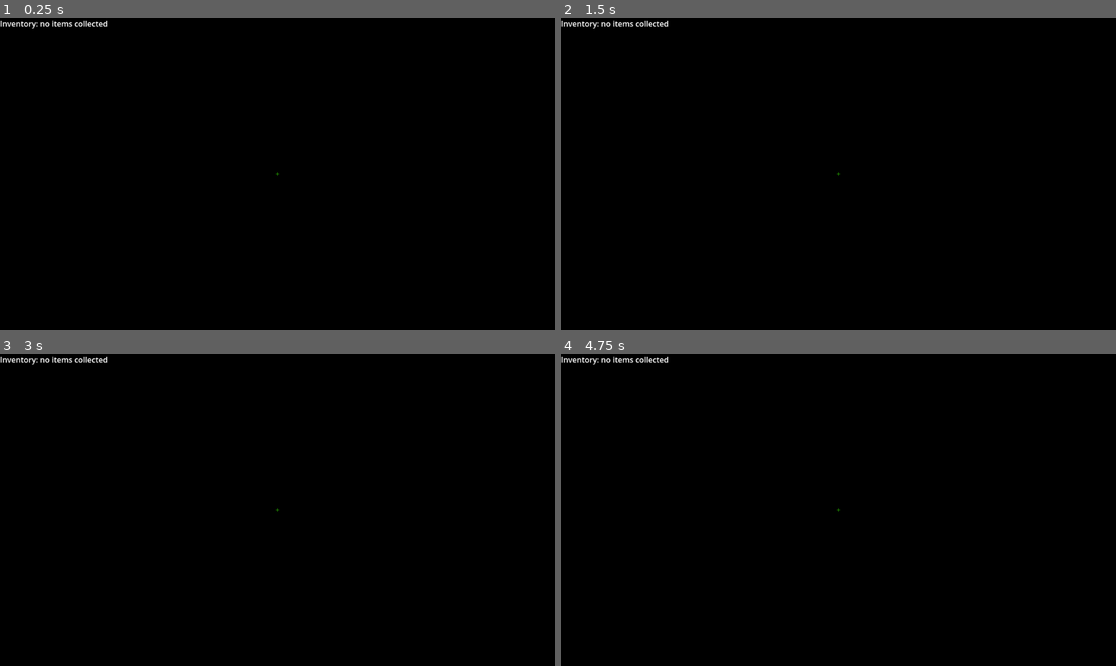
Above: before the commit, frames 1-4 (two rows, left to right).
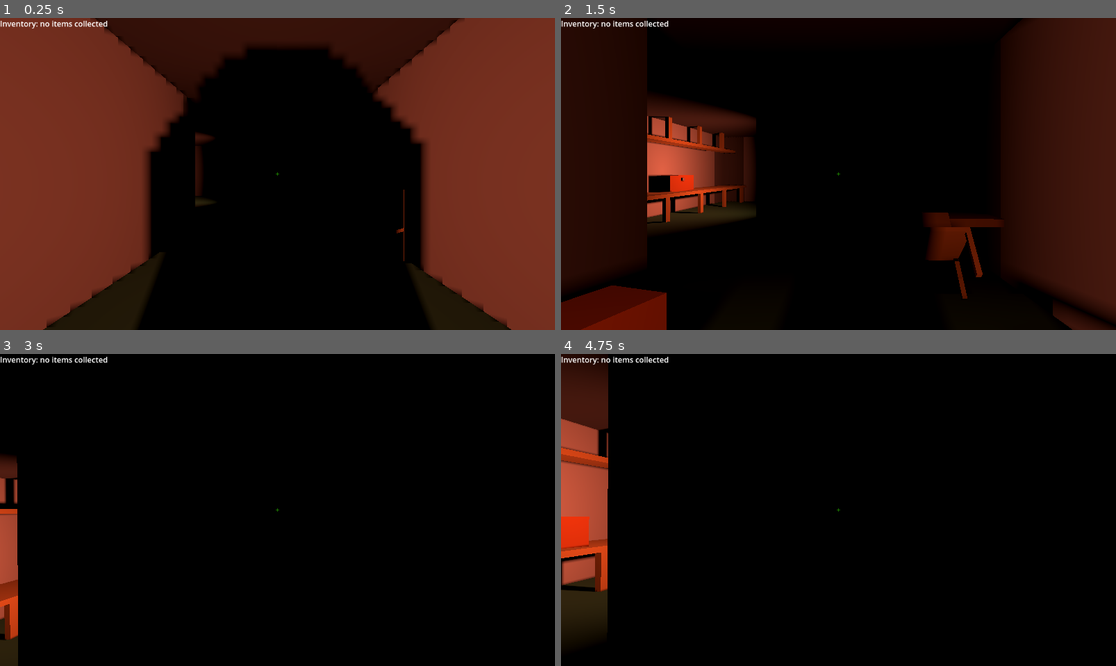
Above: after the commit, the same moments.

Repository: jamklex/3dshooter
Game: Godot game, scene res://scenes/level_1/_main.tscn
Same seed, same stepped clock (60 frames per second), same inputs: the game is played once before the commit and once after it. This scene is started directly instead of the project's main scene.
Inputs (mouse positions are in pixels of both pictures, inside the frame that each line leads up to):
- Up to frame 1 (0.25 s): no input
- Up to frame 2 (1.5 s): tap Enter at 0.5 s; move the mouse to (866, 174) at 0.52 s; hold W (forward) from 0.53 s (still down); tap E (interact) at 0.6, 1.35 s; tap Space (jump) at 0.77 s; move the mouse to (810, 174) at 1.27 s
- Up to frame 3 (3 s): keep holding W (forward); tap Space (jump) at 1.52, 2.75 s; move the mouse to (288, 503) at 2.02 s; tap E (interact) at 2.1, 2.85 s; move the mouse to (271, 516) at 2.77 s
- Up to frame 4 (4.75 s): keep holding W (forward); tap Space (jump) at 3.02, 3.77, 4.25, 4.52 s; tap Enter at 3.5 s; move the mouse to (877, 513) at 3.52 s; tap E (interact) at 3.6, 4.35 s; move the mouse to (794, 506) at 4.27 s

The runs differ from the first frame. In frame 1, 61% of the frame differs, in the area x 0-100%, y 0-100%; in frame 2, 42%; in frame 3, 2.0%; in frame 4, 7.2%.

Commit message:
dynamic glow effect

Diff:
--- a/assets/models/chest/chest.tscn
+++ b/assets/models/chest/chest.tscn
@@ -18,5 +18,3 @@
 size = Vector3(0.05, 0.1, 0.1)
 material = ExtResource("2_mi286")
 script = ExtResource("3_jhytr")
-default_texture = "res://assets/models/chest/lock.tres"
-glow_texture = "res://assets/models/chest/lock-glow.tres"
--- a/assets/models/chest/lock-glow.tres
+++ /dev/null
@@ -1,7 +0,0 @@
-[gd_resource type="StandardMaterial3D" format=3 uid="uid://b3tihjrt5ik8c"]
-
-[resource]
-albedo_color = Color(0.490196, 0.490196, 0.490196, 1)
-emission_enabled = true
-emission = Color(0.752941, 0.0313726, 0.305882, 1)
-emission_energy_multiplier = 150.0
--- a/assets/models/item/item-glow.tres
+++ /dev/null
@@ -1,7 +0,0 @@
-[gd_resource type="StandardMaterial3D" format=3 uid="uid://pn3f7rfjk4pp"]
-
-[resource]
-albedo_color = Color(0.756863, 0.709804, 0.34902, 1)
-emission_enabled = true
-emission = Color(0.866667, 0.337255, 0.807843, 1)
-emission_energy_multiplier = 16.0
--- a/assets/models/item/item.tscn
+++ b/assets/models/item/item.tscn
@@ -14,8 +14,6 @@
 
 [node name="item" type="RigidBody3D"]
 script = ExtResource("1_ld5ou")
-default_texture = "res://assets/models/item/item.tres"
-glow_texture = "res://assets/models/item/item-glow.tres"
 
 [node name="CollisionShape3D" type="CollisionShape3D" parent="."]
 shape = SubResource("SphereShape3D_vuup1")
--- /dev/null
+++ b/assets/models/lamp/wall_lamp.gd
@@ -0,0 +1,11 @@
+extends Node3D
+
+@export var color = "c05239" as Color
+@onready var lamp = $lamp as CSGBox3D
+@onready var light = $lamp/light as SpotLight3D
+
+func _ready():
+	var lamp_material = lamp.material as StandardMaterial3D
+	lamp_material.albedo_color = color
+	lamp_material.emission = color
+	light.light_color = color
--- /dev/null
+++ b/assets/models/lamp/wall_lamp.tres
@@ -0,0 +1,4 @@
+[gd_resource type="StandardMaterial3D" format=3 uid="uid://bsvhgtsmp4yfj"]
+
+[resource]
+emission_enabled = true
--- a/assets/models/lamp/wall_lamp.tscn
+++ b/assets/models/lamp/wall_lamp.tscn
@@ -1,6 +1,27 @@
-[gd_scene format=3 uid="uid://crn8jtwfkuoq3"]
+[gd_scene load_steps=4 format=3 uid="uid://crn8jtwfkuoq3"]
+
+[ext_resource type="Material" uid="uid://bsvhgtsmp4yfj" path="res://assets/models/lamp/wall_lamp.tres" id="1_ksdbq"]
+[ext_resource type="Script" path="res://assets/models/lamp/wall_lamp.gd" id="1_o0x3r"]
+[ext_resource type="Material" uid="uid://1gwhllq1a4so" path="res://assets/models/lamp/wall_lamp_base.tres" id="2_a1rsa"]
 
 [node name="wall_lamp" type="Node3D"]
+script = ExtResource("1_o0x3r")
 
-[node name="CSGBox3D" type="CSGBox3D" parent="."]
-size = Vector3(0.05, 0.05, 0.05)
+[node name="lamp" type="CSGBox3D" parent="."]
+size = Vector3(0.3, 0.5, 0.1)
+material = ExtResource("1_ksdbq")
+
+[node name="light" type="SpotLight3D" parent="lamp"]
+light_energy = 10.0
+light_indirect_energy = 15.0
+shadow_enabled = true
+shadow_blur = 2.0
+spot_range = 12.0
+spot_attenuation = 0.3
+spot_angle = 65.0
+spot_angle_attenuation = 2.0
+
+[node name="base" type="CSGBox3D" parent="lamp"]
+transform = Transform3D(1, 0, 0, 0, 1, 0, 0, 0, 1, 0, 0, 0.025548)
+size = Vector3(0.4, 0.6, 0.05)
+material = ExtResource("2_a1rsa")
--- /dev/null
+++ b/assets/models/lamp/wall_lamp_base.tres
@@ -0,0 +1,4 @@
+[gd_resource type="StandardMaterial3D" format=3 uid="uid://1gwhllq1a4so"]
+
+[resource]
+albedo_color = Color(0.298039, 0.270588, 0.113725, 1)
--- a/assets/models/leaver/leaver.tscn
+++ b/assets/models/leaver/leaver.tscn
@@ -18,8 +18,6 @@
 size = Vector3(0.14, 0.02, 0.06)
 material = ExtResource("2_dw64c")
 script = ExtResource("3_8s8u0")
-default_texture = "res://assets/models/leaver/leaver_on.tres"
-glow_texture = "res://assets/models/leaver/leaver_on_glow.tres"
 
 [node name="off" type="CSGBox3D" parent="."]
 transform = Transform3D(0.990268, -0.139173, 0, 0.139173, 0.990268, 0, 0, 0, 1, 0, 0, 0)
@@ -28,5 +26,3 @@
 material = ExtResource("3_rpi6c")
 script = ExtResource("3_8s8u0")
 action = 1
-default_texture = "res://assets/models/leaver/leaver_off.tres"
-glow_texture = "res://assets/models/leaver/leaver_off_glow.tres"
--- a/assets/models/leaver/leaver_off_glow.tres
+++ /dev/null
@@ -1,7 +0,0 @@
-[gd_resource type="StandardMaterial3D" format=3 uid="uid://bmp81luj5wso"]
-
-[resource]
-albedo_color = Color(0.435294, 0.54902, 0.32549, 1)
-emission_enabled = true
-emission = Color(0.941176, 0.439216, 0.435294, 1)
-emission_energy_multiplier = 1.25
--- a/assets/models/leaver/leaver_on_glow.tres
+++ /dev/null
@@ -1,7 +0,0 @@
-[gd_resource type="StandardMaterial3D" format=3 uid="uid://c8i0you4d63kd"]
-
-[resource]
-albedo_color = Color(0.435294, 0.54902, 0.32549, 1)
-emission_enabled = true
-emission = Color(0.647059, 0.92549, 0.729412, 1)
-emission_energy_multiplier = 1.25
--- a/scenes/level_1/_main.tscn
+++ b/scenes/level_1/_main.tscn
@@ -12,18 +12,15 @@
 [ext_resource type="PackedScene" uid="uid://bj0dmkliaxidt" path="res://assets/models/table/table.tscn" id="8_eopf7"]
 [ext_resource type="PackedScene" uid="uid://d2dk5nxi2ti7c" path="res://assets/models/item/item.tscn" id="11_0wgjw"]
 [ext_resource type="PackedScene" uid="uid://cpa6tt7ijrjsb" path="res://assets/models/leaver/leaver.tscn" id="12_udwnb"]
+[ext_resource type="PackedScene" uid="uid://crn8jtwfkuoq3" path="res://assets/models/lamp/wall_lamp.tscn" id="13_ia30y"]
 
 [node name="Level 1" type="Node3D"]
-
-[node name="DirectionalLight3D" type="DirectionalLight3D" parent="."]
-transform = Transform3D(-0.965926, -1.13133e-08, 0.258819, -0.258819, 4.2222e-08, -0.965926, 0, -1, -4.37114e-08, -0.00037384, -34.1778, 0.00356102)
-visible = false
 
 [node name="item" parent="." instance=ExtResource("11_0wgjw")]
 transform = Transform3D(1, 0, 0, 0, 1, 0, 0, 0, 1, -31, 1.08818, -6.5)
 
 [node name="Player" parent="." instance=ExtResource("5_si87g")]
-transform = Transform3D(1, 0, 0, 0, 1, 0, 0, 0, 1, 4, 0, 0)
+transform = Transform3D(0.00057596, 0, 1, 0, 1, 0, -1, 0, 0.00057596, 4, 0, 0)
 
 [node name="Roof" type="Node3D" parent="."]
 
@@ -287,7 +284,7 @@
 transform = Transform3D(1, 0, 0, 0, 1, 0, 0, 0, 1, -31, 0, -6.5)
 
 [node name="chair2" parent="Props" instance=ExtResource("7_di6w3")]
-transform = Transform3D(-4.37114e-08, 4.37114e-08, -1, 1, 1.91069e-15, -4.37114e-08, 0, -1, -4.37114e-08, -23, 0.5, 0)
+transform = Transform3D(-4.37114e-08, 4.37114e-08, -1, 1, 1.91069e-15, -4.37114e-08, 0, -1, -4.37114e-08, -23, 0.30556, 0)
 
 [node name="table" parent="Props" instance=ExtResource("8_eopf7")]
 transform = Transform3D(1, 0, 0, 0, 1, 0, 0, 0, 1, -24, 0, 1.5)
@@ -476,3 +473,12 @@
 
 [node name="leaver" parent="." instance=ExtResource("12_udwnb")]
 transform = Transform3D(-4.37114e-08, -1, 0, 1, -4.37114e-08, 0, 0, 0, 1, -33.9671, 1.29327, -4.99951)
+
+[node name="wall_lamp" parent="." instance=ExtResource("13_ia30y")]
+transform = Transform3D(-4.37114e-08, 0, 1, 0, 1, 0, -1, 0, -4.37114e-08, 5.93239, 1.23272, 0.020648)
+
+[node name="wall_lamp2" parent="." instance=ExtResource("13_ia30y")]
+transform = Transform3D(-1, 0, -8.74228e-08, 0, 1, 0, 8.74228e-08, 0, -1, -11.0382, 1.3812, 2.07007)
+
+[node name="wall_lamp3" parent="." instance=ExtResource("13_ia30y")]
+transform = Transform3D(1, 0, 0, 0, 1, 0, 0, 0, 1, -23.0406, 1.5996, 1.92503)
--- a/shared/scripts/InteractionHelper.gd
+++ b/shared/scripts/InteractionHelper.gd
@@ -9,12 +9,3 @@
 		inventory[key] = value
 	player.show_last_drop("found: " + str(drops))
 	player.refresh_inventory_output()
-
-static func execute_action(action: Actions.TYPE):
-	match (action):
-		Actions.TYPE.PRINT_ON:
-			print("on")
-		Actions.TYPE.PRINT_OFF:
-			print("off")
-		_:
-			print("action " + str(action) + " is not implemented")
--- a/shared/scripts/actions.gd
+++ b/shared/scripts/actions.gd
@@ -2,5 +2,17 @@
 
 enum TYPE {
 	PRINT_ON,
-	PRINT_OFF
+	PRINT_OFF,
+	TELEPORT_TO_BASE
 }
+
+static func execute_action(action: Actions.TYPE):
+	match (action):
+		Actions.TYPE.PRINT_ON:
+			print("on")
+		Actions.TYPE.PRINT_OFF:
+			print("off")
+		Actions.TYPE.TELEPORT_TO_BASE:
+			print("teleport back")
+		_:
+			print("action " + str(action) + " is not implemented")
--- a/shared/scripts/clickable.gd
+++ b/shared/scripts/clickable.gd
@@ -9,10 +9,6 @@
 @export var disable_on_interact = false
 @export var action: Actions.TYPE
 @export var highlight_seconds = 0.1 as float
-@export_file("*.tres") var default_texture
-@export_file("*.tres") var glow_texture
-@onready var default_mat = load(default_texture) as Material
-@onready var glow_mat = load(glow_texture) as Material
 
 func _ready():
 	highlightTimer.connect("timeout", Callable(self, "remove_highlight"), 0)
@@ -23,7 +19,7 @@
 	return interactable
 
 func interact(player: Player):
-	InteractionHelper.execute_action(action)
+	Actions.execute_action(action)
 	await click_animation()
 	if(disable_on_interact):
 		interactable = false
@@ -32,15 +28,13 @@
 	highlightTimer.wait_time = highlight_seconds
 	highlightTimer.start()
 	highlighted = true
-	change_texture(glow_mat)
+	material.emission_enabled = true
+	material.emission = material.albedo_color
 
 func remove_highlight():
 	highlighted = false
-	change_texture(default_mat)
+	material.emission_enabled = false
 
 func click_animation():
 	print("click animation")
 	return true
-
-func change_texture(texture: Material):
-	get_meshes()[1].surface_set_material(0, texture)
--- a/shared/scripts/lootable.gd
+++ b/shared/scripts/lootable.gd
@@ -6,10 +6,6 @@
 @export var interactable = true
 @export var highlighted = false
 @export var highlight_seconds = 1.0 as float
-@export_file("*.tres") var default_texture
-@export_file("*.tres") var glow_texture
-@onready var default_mat = load(default_texture) as Material
-@onready var glow_mat = load(glow_texture) as Material
 
 func _ready():
 	highlightTimer.connect("timeout", Callable(self, "remove_highlight"), 0)
@@ -30,11 +26,12 @@
 	highlightTimer.wait_time = highlight_seconds
 	highlightTimer.start()
 	highlighted = true
-	change_texture(glow_mat)
+	material.emission_enabled = true
+	material.emission = material.albedo_color
 
 func remove_highlight():
 	highlighted = false
-	change_texture(default_mat)
+	material.emission_enabled = false
 
 func open_animation():
 	print("opening box")
@@ -44,6 +41,3 @@
 	var drops = {}
 	drops["item_" + str(randi_range(1,9))] = randi_range(1,10)
 	return drops
-
-func change_texture(texture: Material):
-	get_meshes()[1].surface_set_material(0, texture)
--- a/shared/scripts/pickable.gd
+++ b/shared/scripts/pickable.gd
@@ -9,10 +9,6 @@
 @export var item_type: Items.TYPE
 @onready var mesh = $CollisionShape3D/MeshInstance3D
 @export var highlight_seconds = 1.0 as float
-@export_file("*.tres") var default_texture
-@export_file("*.tres") var glow_texture
-@onready var default_mat = load(default_texture) as Material
-@onready var glow_mat = load(glow_texture) as Material
 
 func _ready():
 	highlightTimer.connect("timeout", Callable(self, "remove_highlight"), 0)
@@ -31,11 +27,13 @@
 	highlightTimer.wait_time = highlight_seconds
 	highlightTimer.start()
 	highlighted = true
-	change_texture(glow_mat)
+	var material = get_material()
+	material.emission_enabled = true
+	material.emission = material.albedo_color
 
 func remove_highlight():
 	highlighted = false
-	change_texture(default_mat)
+	get_material().emission_enabled = false
 
-func change_texture(texture: Material):
-	mesh.set_surface_override_material(0, texture)
+func get_material():
+	return mesh.get_surface_override_material(0)
Not shown: 1 places in scenes/level_1/_main.tscn that only renumber resources
